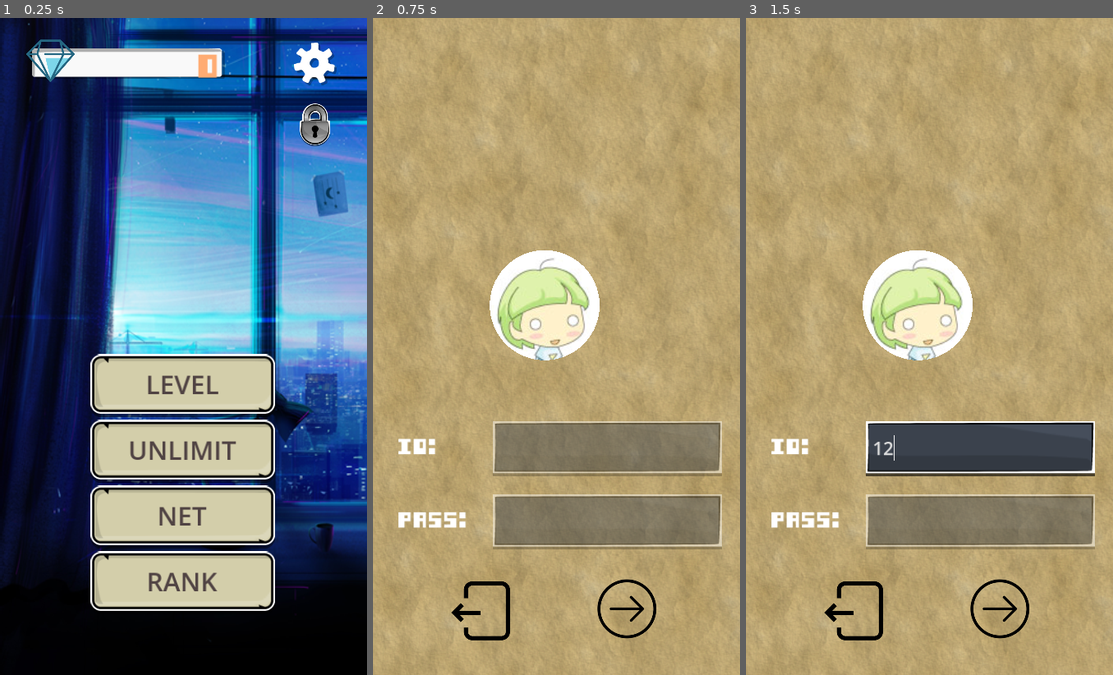
Above: before the commit, frames 1-3 (left to right).
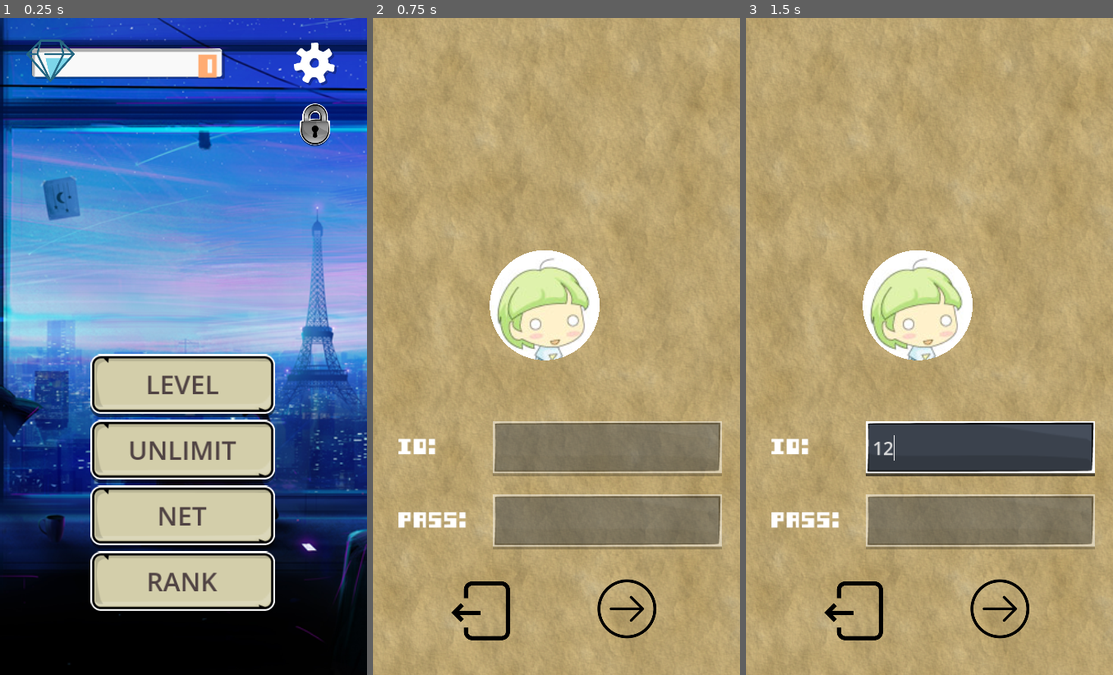
Above: after the commit, the same moments.

Repository: natsufumij-hut/albertgame-square
Game: Godot game, scene res://scenes/start_scene.tscn
Same seed, same stepped clock (60 frames per second), same inputs: the game is played once before the commit and once after it.
Inputs (mouse positions are in pixels of both pictures, inside the frame that each line leads up to):
- Up to frame 1 (0.25 s): no input
- Up to frame 2 (0.75 s): click (688, 123) at 0.5 s
- Up to frame 3 (1.5 s): click (980, 451) at 1.27 s; type "12" at 1.35 s

The runs differ from the first frame. In frame 1, 55% of the frame differs, in the area x 0-100%, y 0-99%; in frame 2, nothing differs; in frame 3, nothing differs.

Commit message:
导出游戏

Diff:
--- a/scenes/start_scene.tscn
+++ b/scenes/start_scene.tscn
@@ -15,10 +15,15 @@
 
 [node name="StartHUD" type="CanvasLayer" parent="."]
 
-[node name="Back" type="Sprite2D" parent="StartHUD"]
-position = Vector2(584, 432)
-scale = Vector2(1.37866, 1.51674)
+[node name="Back" type="TextureRect" parent="StartHUD"]
+anchors_preset = 15
+anchor_right = 1.0
+anchor_bottom = 1.0
+grow_horizontal = 2
+grow_vertical = 2
 texture = ExtResource("1_3whgk")
+expand_mode = 1
+stretch_mode = 6
 
 [node name="Star" parent="StartHUD" instance=ExtResource("1_iwq1b")]
 anchors_preset = 5
Not shown, changed: export_presets.cfg
